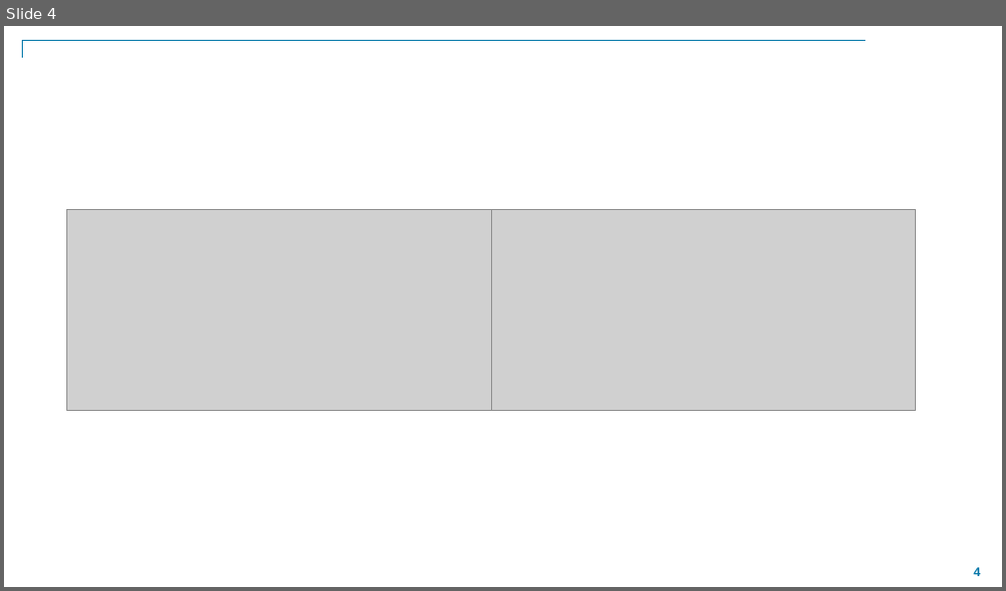
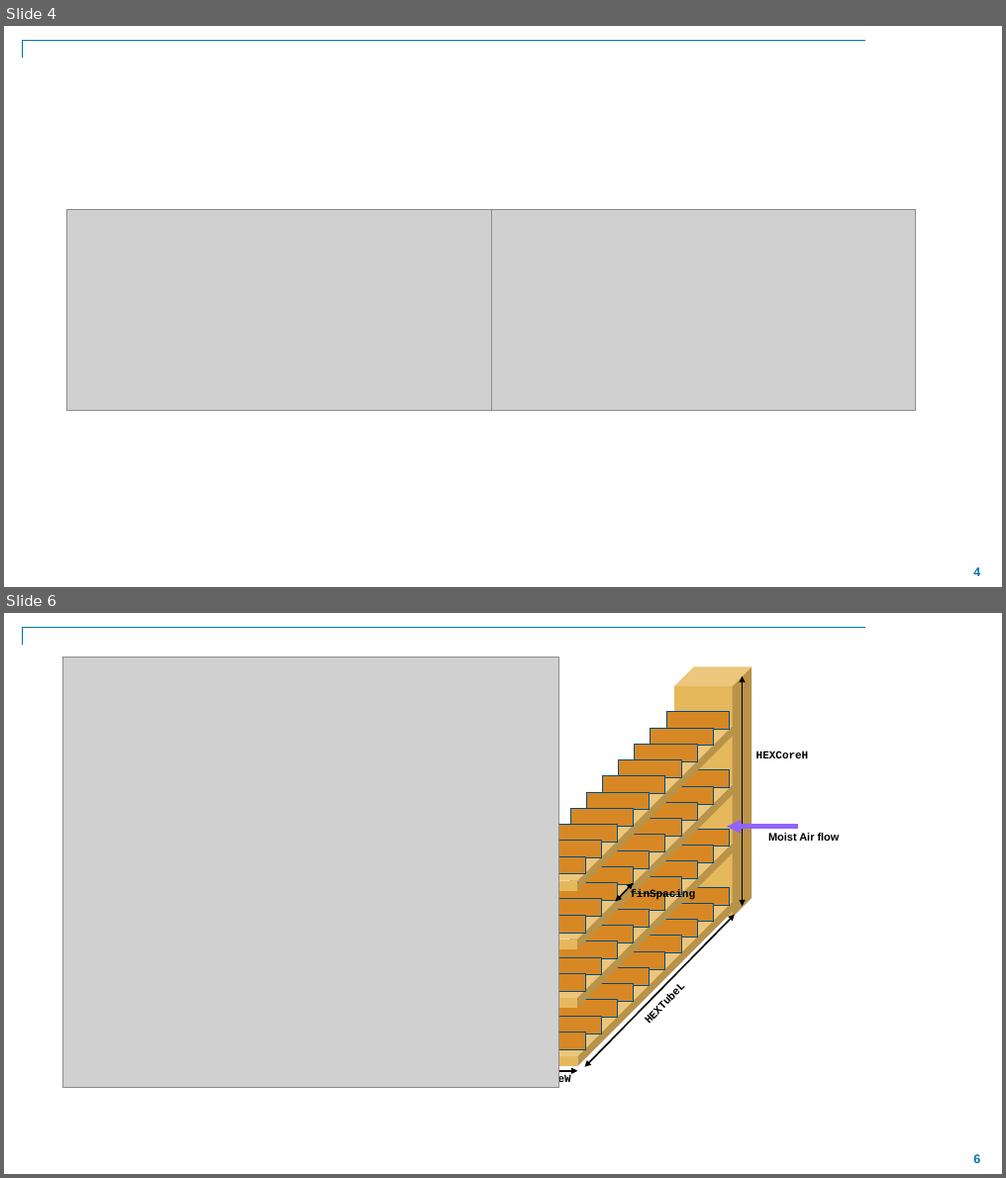
Before and after one commit to mathworks/thermal_management_tutorial, a slide deck: Docs/images.pptx. Shown one above the other, each under a label of ours: slide 4 before the commit, slides 4 and 6 after it; the slides between them are not shown. The pictures are 1006x591 and 1006x1178 pixels, drawn with LibreOffice and Linux fonts; fonts in the diff are those of the drawing; grey boxes stand for pictures; background and template pictures are left out. Boxes give left, top, right and bottom in pixels: in the first picture for what was removed or moved away, otherwise in the second. Text is boxed around its words. In the diff, an @@ line names an element or a change of style, - is before the commit and + after.

```diff
--- a/Docs/images.pptx
+++ b/Docs/images.pptx
@@ slide 6 added at box(4, 613, 1002, 1174), background #FFFFFF; not listed: 2 template elements that a slide beside it also shows @@
@@ picture added at box(63, 658, 558, 1087) @@
@@ group added at box(397, 663, 892, 1094): 41 rectangles, 5 texts, 5 cubes, 4 double arrows, 1 arrow @@
+HEXTubeW
+finSpacing
+HEXTubeL
+HEXCoreH
+Moist Air flow
```
Also in this commit, not shown: 1 other slide added, 5 other files.
